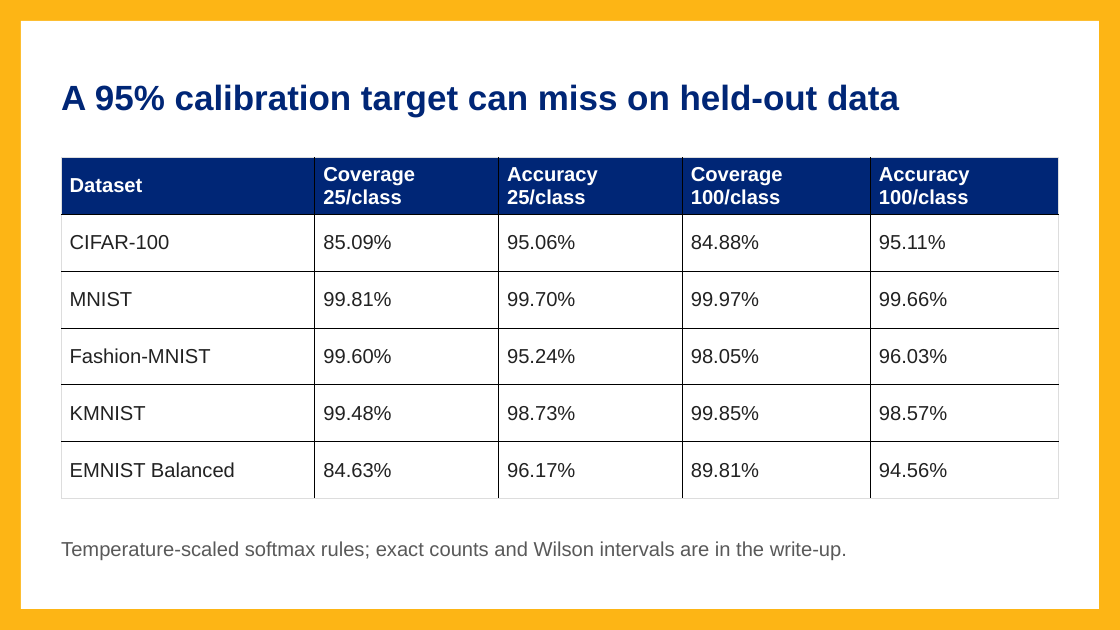
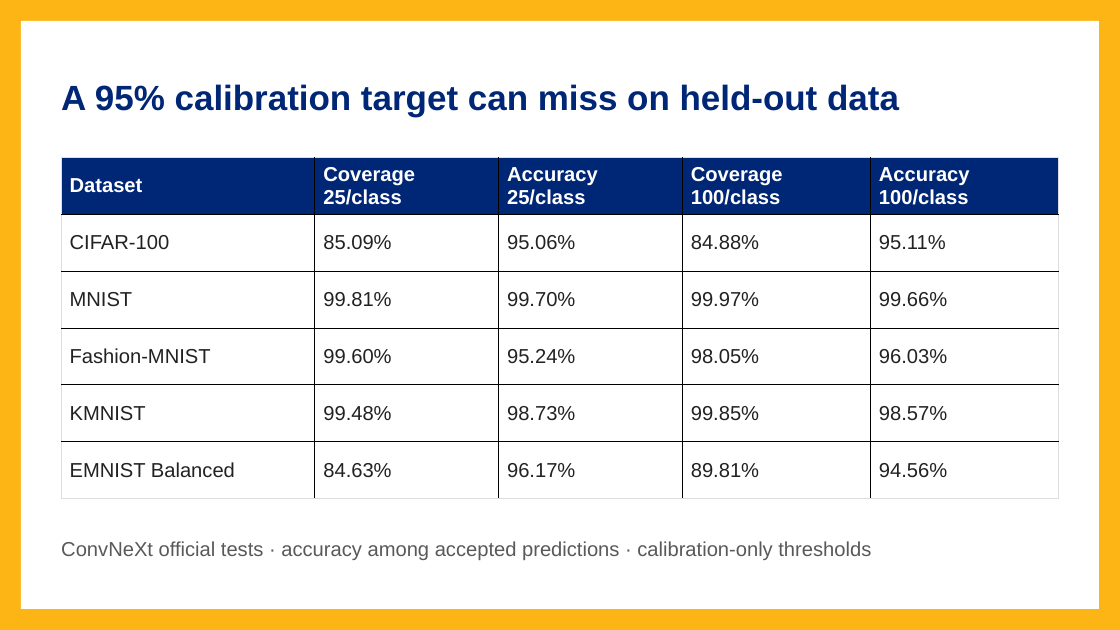
Before and after one commit to Catpockets/sdm-vision-reliability, a slide deck: slide 3 of presentations/karim-presentation2-section.pptx. Drawn at 1120x630 pixels with LibreOffice and Linux fonts; fonts in the diff are those of the drawing. Boxes give left, top, right and bottom in pixels: in the first picture for what was removed or moved away, otherwise in the second. Text is boxed around its words. In the diff, an @@ line names an element or a change of style, - is before the commit and + after.

```diff
--- a/presentations/karim-presentation2-section.pptx
+++ b/presentations/karim-presentation2-section.pptx
@@ text at (61,541,871,560): text changed @@
-Temperature-scaled softmax rules; exact counts and Wilson intervals are in the write-up.
+ConvNeXt official tests · accuracy among accepted predictions · calibration-only thresholds
```
Also in this commit, not shown: 2 other slides changed, 1 other file.
